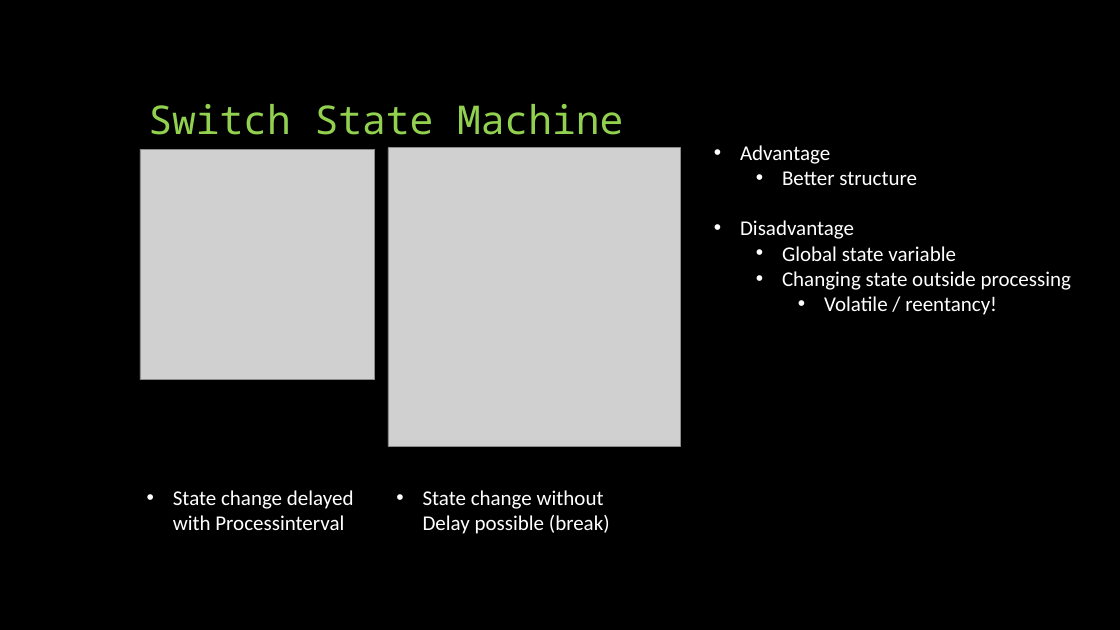
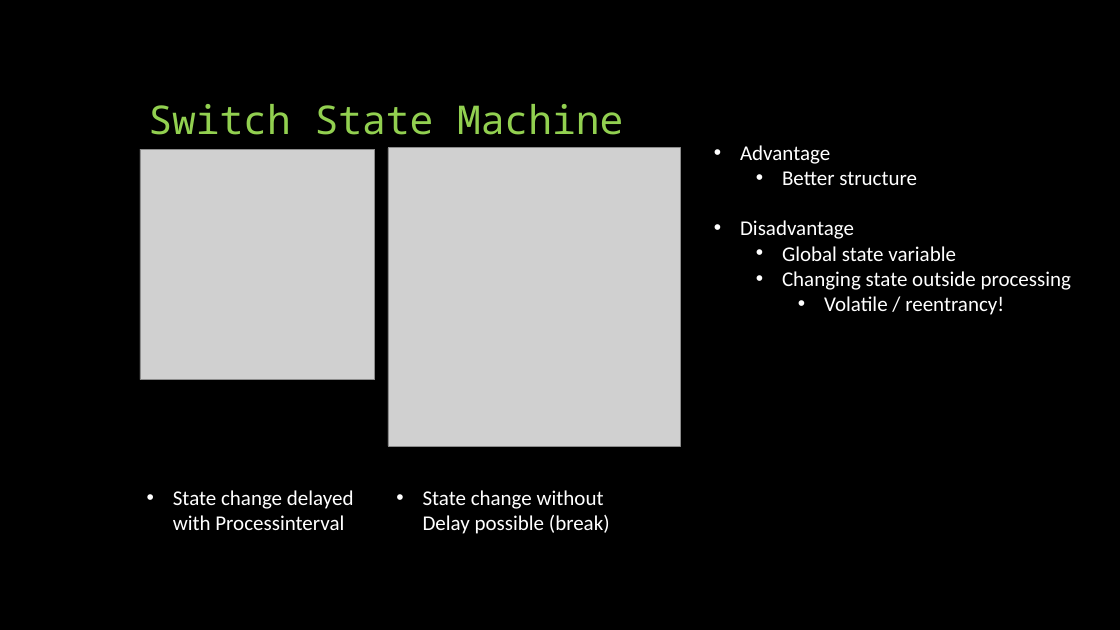
Before and after one commit to ustoeckli/INTRO_robot_ks, a slide deck: slide 5 of INTRO Recap – SW04.pptx. Drawn at 1120x630 pixels with LibreOffice and Linux fonts; fonts in the diff are those of the drawing; grey boxes stand for pictures. Boxes give left, top, right and bottom in pixels: in the first picture for what was removed or moved away, otherwise in the second. Text is boxed around its words. In the diff, an @@ line names an element or a change of style, - is before the commit and + after.

```diff
--- a/INTRO Recap – SW04.pptx
+++ b/INTRO Recap – SW04.pptx
@@ text at (824, 296, 1004, 315): text changed @@
-    • Volatile / reentancy!
+    • Volatile / reentrancy!
```
Also in this commit, not shown: 4 slides added.
